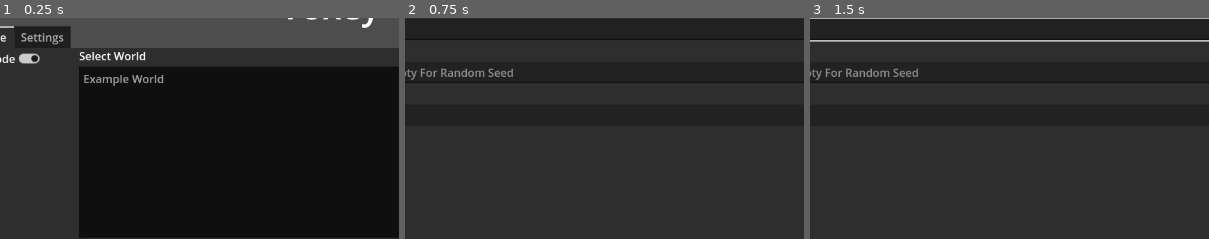
Above: before the commit, frames 1-3 (left to right).
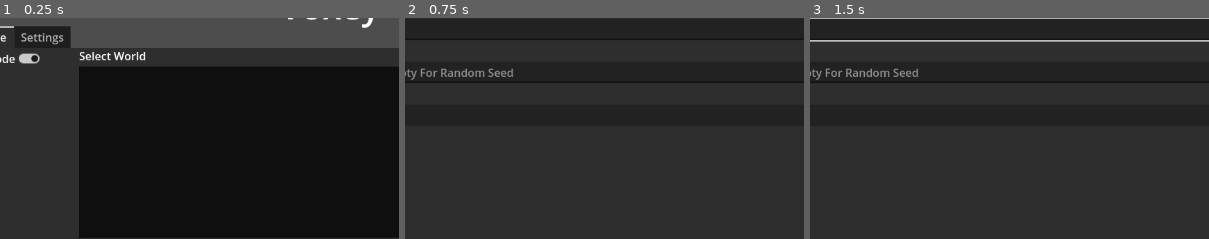
Above: after the commit, the same moments.

Repository: Hacknique/Novora
Game: Godot game, scene res://scenes/Menus/MainMenu.tscn
The game is run twice, just before and just after one commit, with the same random seed, the same clock (stepped at 60 frames per second) and the same inputs.
Inputs (mouse positions are % of the whole screen's width and height, from its top left):
- Up to frame 1 (0.25 s): no input
- Up to frame 2 (0.75 s): click "New" at 0.5 s
- Up to frame 3 (1.5 s): click (50, 9) at 1.27 s; type "Alex" at 1.35 s
The pictures show only the part of the screen within x 9-59%, y 7-57%; the shares and areas given below are measured in that part.

The runs differ from the first frame. In frame 1, 0.4% of the frame differs, in the area x 21-41%, y 25-31%; in frame 2, nothing differs; in frame 3, nothing differs.

Commit message:
Made it so World created, Are Listed in the Main Menu

Diff:
--- a/scenes/Menus/MainMenu.tscn
+++ b/scenes/Menus/MainMenu.tscn
@@ -86,8 +86,6 @@
 unique_name_in_owner = true
 layout_mode = 2
 auto_height = true
-item_count = 1
-item_0/text = "Example World"
 script = ExtResource("1_une14")
 
 [node name="WorldOptions" type="GridContainer" parent="TabContainer/Start Game/Game Menu/WorldListAndOptions"]
--- a/scripts/Menus/MainMenu/WorldList.gd
+++ b/scripts/Menus/MainMenu/WorldList.gd
@@ -1,9 +1,16 @@
-extends Node
+extends ItemList
 
 
 # Called when the node enters the scene tree for the first time.
 func _ready():
-	pass # Replace with function body.
+	const base_path = "user://"
+	const worlds_path = base_path + "worlds/"
+
+	var worlds = DirAccess.get_files_at(worlds_path)
+
+	for name in worlds:
+		name = name.trim_suffix(".tres")
+		self.add_item(name)
 
 
 # Called every frame. 'delta' is the elapsed time since the previous frame.
--- a/scripts/World.gd
+++ b/scripts/World.gd
@@ -1,17 +1,39 @@
 extends Node3D
 
 var world_name
+var world_data
+const base_path = "user://"
+const worlds_path = base_path + "worlds/"
+
+func world_path(world_name):
+	return worlds_path + world_name + ".tres"
+
+func does_exist(world_name):
+	var path = world_path(world_name)
+	if FileAccess.file_exists(path):
+		return true
+	else:
+		return false
+
+
+func save(world_name):
+	world_data = WorldData.new()
+	world_data.world_name = world_name
+	var path = world_path(world_name)
+
+	var error = ResourceSaver.save(world_data, path)
+	# Check for errors
+	if error == OK:
+		print("Saved successfully!")
+	else:
+		print("Failed to save with error code: ", error)
+
+func load(world_name):
+	var path = world_path(world_name)
+	world_data = ResourceLoader.load(path)
 
 func initialize():
 	print(self.world_name)
-	var world_data = WorldData.new()
-	world_data.world_name = self.world_name
-
-	# Use ResourceSaver to save the resource to a file
-	var base_path = "user://"
-	var worlds_path = base_path + "worlds/"
-	var path = worlds_path + self.world_name + ".tres"
-	print(path)
 
 	var dir = DirAccess.open(base_path)
 	if dir.dir_exists(worlds_path):
@@ -22,10 +44,9 @@
 			print("Made Worlds directory")
 		else:
 			print("Could not make Worlds directory")
-
-	var error = ResourceSaver.save(world_data, path)
-	# Check for errors
-	if error == OK:
-		print("Saved successfully!")
+	if does_exist(self.world_name):
+		load(self.world_name)
+		print("Loaded World " + self.world_name)
 	else:
-		print("Failed to save with error code: ", error)
+		save(self.world_name)
+		print("Saved World " + self.world_name)
